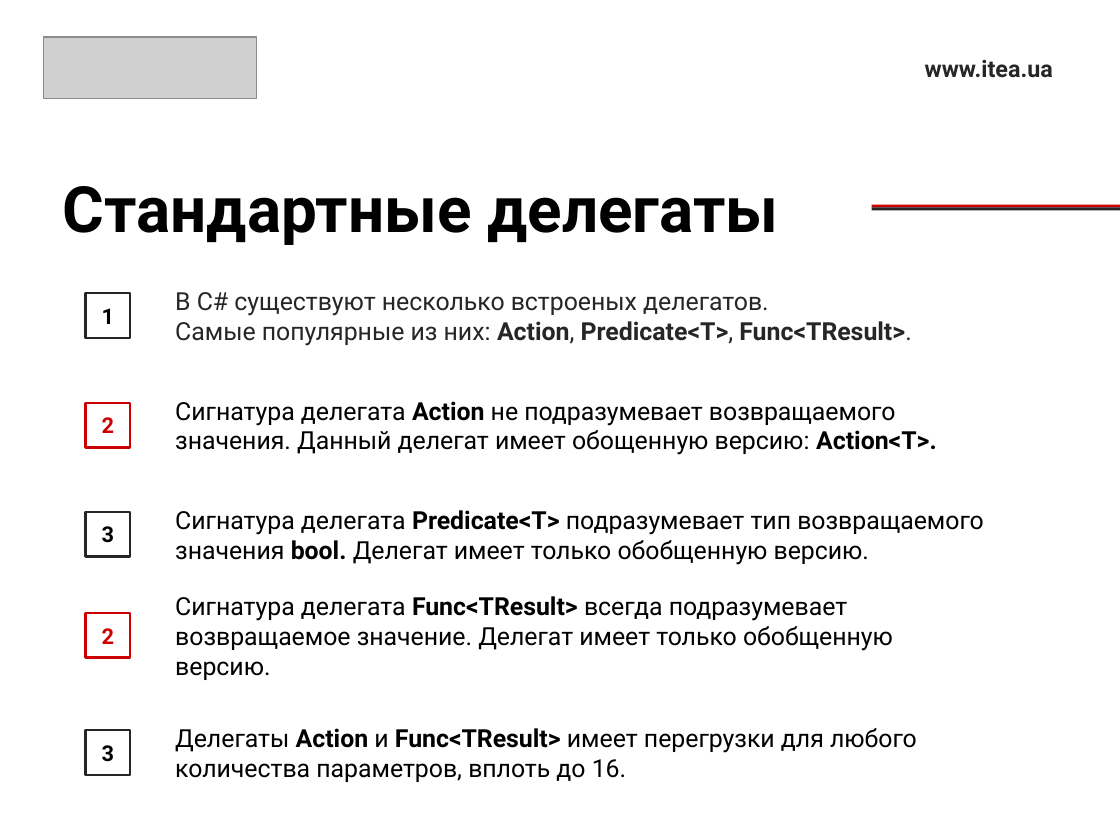
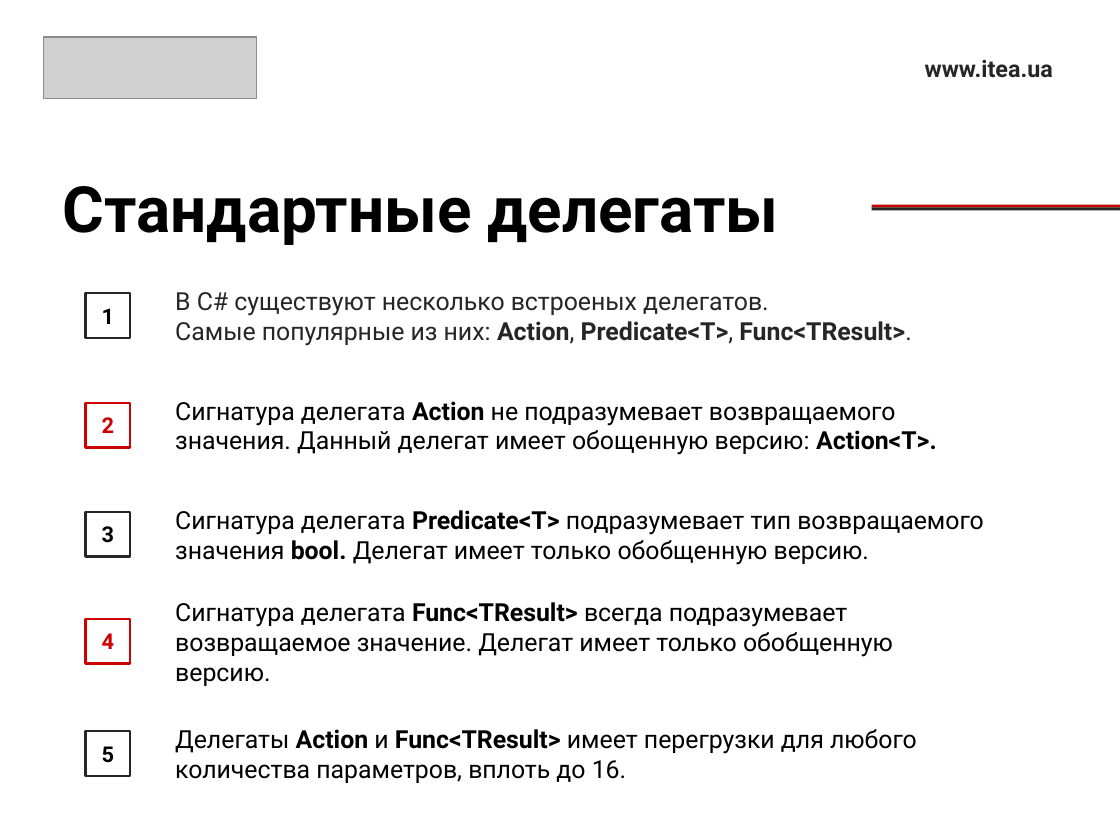
Before and after one commit to RusyaOne/CSharpAdvanced---19.01.2021, a slide deck: slide 8 of 4.DelegatesAndEvents/DelegatesAndEvents.pptx. Drawn at 1120x840 pixels with LibreOffice and Linux fonts; fonts in the diff are those of the drawing; grey boxes stand for pictures. Boxes give left, top, right and bottom in pixels: in the first picture for what was removed or moved away, otherwise in the second. Text is boxed around its words. In the diff, an @@ line names an element or a change of style, - is before the commit and + after.

```diff
--- a/4.DelegatesAndEvents/DelegatesAndEvents.pptx
+++ b/4.DelegatesAndEvents/DelegatesAndEvents.pptx
@@ text "Сигнатура делегата Func<TResult> всегда подразумевает ...": place and size @@
-text "Сигнатура делегата Func<TResult> всегда подразумевает ..." at (175, 596, 893, 680)
+text "Сигнатура делегата Func<TResult> всегда подразумевает ..." at (175, 602, 893, 686)
@@ rectangle "4": place and size @@
-rectangle "4" at (85, 613, 130, 657)
+rectangle "4" at (85, 619, 130, 664)
@@ text in rectangle at (102, 633, 114, 649): text changed @@
-2
+4
@@ text in rectangle at (102, 746, 114, 763): text changed @@
-3
+5
```
Also in this commit, not shown: 1 other slide changed, 6 other files.
